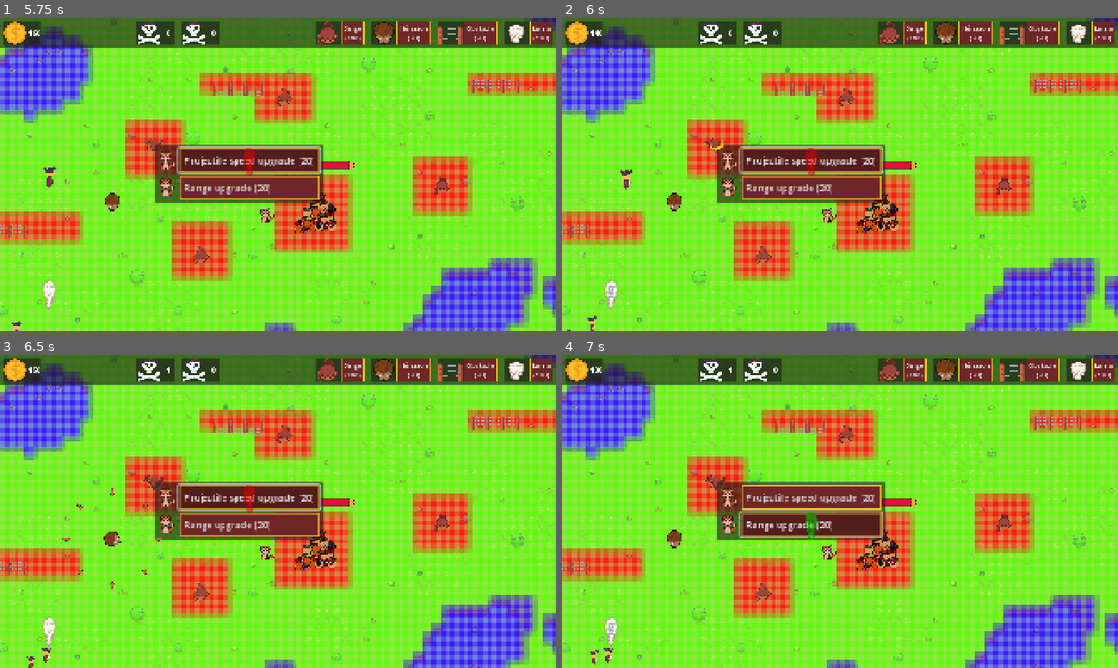
Above: before the commit, frames 1-4 (two rows, left to right).
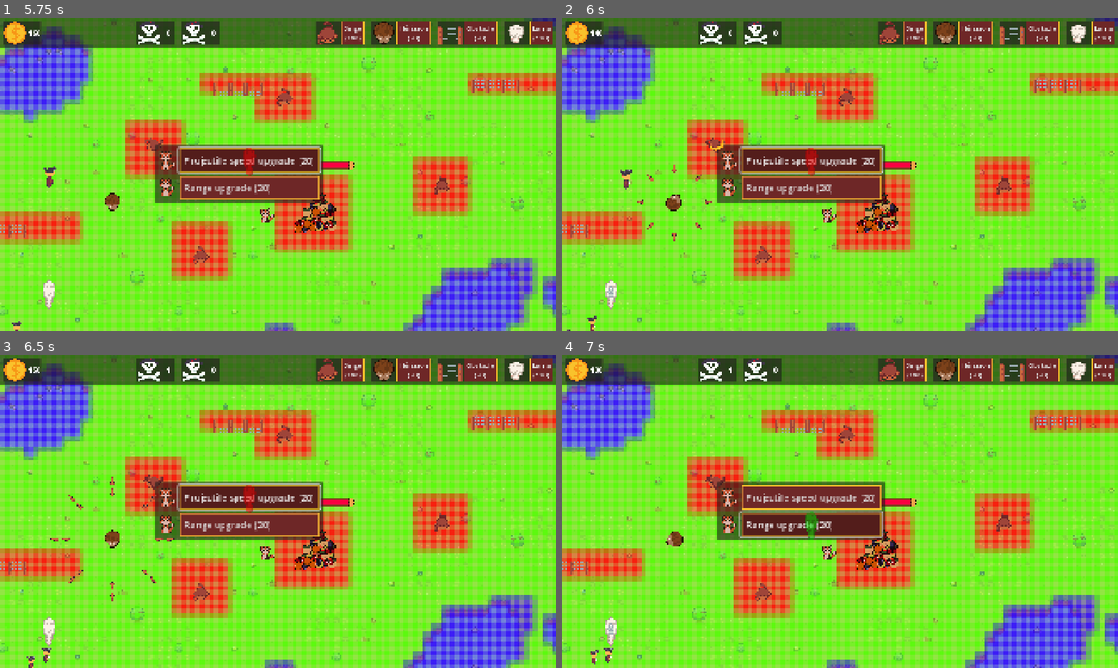
Above: after the commit, the same moments.

Repository: CreaJeu/PirateTowerDefense
Game: Godot game, scene res://scenes/main.tscn
The game is run twice, just before and just after one commit, with the same random seed, the same clock (stepped at 60 frames per second) and the same inputs.
Inputs (mouse positions are in pixels of both pictures, inside the frame that each line leads up to):
- Up to frame 1 (5.75 s): click (155, 146) at 0.52 s; click "Range upgrade (20)" at 1.25 s; click "Singe (100)" at 2 s; click "Hérisson (70)" at 2.75 s; click "Obstacle (70)" at 3.5 s; click "Lama (120)" at 4.25 s; click "Projectile speed upgrade (20)" at 5 s
- Up to frame 2 (6 s): click "Projectile speed upgrade (20)" at 5.75 s
- Up to frame 3 (6.5 s): no input
- Up to frame 4 (7 s): click "Range upgrade (20)" at 6.5 s

Frame 1 is identical in both runs. In frame 2, 0.2% of the frame differs, in the area x 13-27%, y 46-72%; in frame 3, 0.2%; in frame 4, less than 0.1%.

Commit message:
Herisson upgrades

Diff:
--- a/scenes/allies/herisson.tscn
+++ b/scenes/allies/herisson.tscn
@@ -1,11 +1,13 @@
-[gd_scene load_steps=6 format=3 uid="uid://daiy41eawth0k"]
+[gd_scene load_steps=10 format=3 uid="uid://daiy41eawth0k"]
 
 [ext_resource type="Script" uid="uid://chn6nnmuqif8b" path="res://scripts/herisson.gd" id="1_518lq"]
 [ext_resource type="Texture2D" uid="uid://dnlw8hk30qpyi" path="res://assets/sprites/projectiles/epines.png" id="2_qbpr3"]
 [ext_resource type="Texture2D" uid="uid://cmfn5u2kyfhxl" path="res://assets/sprites/structure/herisson.png" id="3_qbpr3"]
+[ext_resource type="Texture2D" uid="uid://d10vils7u3b5c" path="res://assets/sprites/PUMPKIN1.png" id="4_vh272"]
+[ext_resource type="Theme" uid="uid://d0tsodlbmy5wp" path="res://assets/menu/pirate-theme.tres" id="5_0tnnh"]
+[ext_resource type="Texture2D" uid="uid://cvmj2ud8tqdaf" path="res://assets/sprites/PUMPKIN2.png" id="6_mq2e1"]
 
-[sub_resource type="CircleShape2D" id="CircleShape2D_518lq"]
-radius = 66.0076
+[sub_resource type="StyleBoxEmpty" id="StyleBoxEmpty_6b4mt"]
 
 [sub_resource type="CircleShape2D" id="CircleShape2D_qbpr3"]
 radius = 16.1245
@@ -15,6 +17,15 @@
 
 [node name="Herisson" type="StaticBody2D"]
 script = ExtResource("1_518lq")
+
+[node name="Button" type="Button" parent="."]
+visible = false
+offset_left = -14.0
+offset_top = -16.0
+offset_right = 14.0
+offset_bottom = 16.0
+theme_override_styles/focus = SubResource("StyleBoxEmpty_6b4mt")
+flat = true
 
 [node name="PhysicalShape" type="CollisionShape2D" parent="."]
 position = Vector2(1, -1)
@@ -45,3 +56,52 @@
 [node name="PhysicalShape" type="CollisionShape2D" parent="ConstructionRestriction"]
 position = Vector2(1, -1)
 shape = SubResource("CircleShape2D_qbpr3")
+
+[node name="UpgradeMenuPanel" type="PanelContainer" parent="."]
+visible = false
+offset_right = 40.0
+offset_bottom = 40.0
+
+[node name="MarginContainer" type="MarginContainer" parent="UpgradeMenuPanel"]
+layout_mode = 2
+theme_override_constants/margin_left = 5
+theme_override_constants/margin_top = 5
+theme_override_constants/margin_right = 5
+theme_override_constants/margin_bottom = 5
+
+[node name="GridContainer" type="GridContainer" parent="UpgradeMenuPanel/MarginContainer"]
+layout_mode = 2
+columns = 2
+
+[node name="TextureRect" type="TextureRect" parent="UpgradeMenuPanel/MarginContainer/GridContainer"]
+layout_mode = 2
+texture = ExtResource("4_vh272")
+
+[node name="AttackSpeedButton" type="Button" parent="UpgradeMenuPanel/MarginContainer/GridContainer"]
+layout_mode = 2
+theme = ExtResource("5_0tnnh")
+text = "Attack Speed Upgrade (20)"
+alignment = 0
+
+[node name="TextureRect2" type="TextureRect" parent="UpgradeMenuPanel/MarginContainer/GridContainer"]
+layout_mode = 2
+texture = ExtResource("6_mq2e1")
+
+[node name="HPButton" type="Button" parent="UpgradeMenuPanel/MarginContainer/GridContainer"]
+layout_mode = 2
+theme = ExtResource("5_0tnnh")
+text = "Health upgrade (20)"
+alignment = 0
+
+[node name="TextureRect3" type="TextureRect" parent="UpgradeMenuPanel/MarginContainer/GridContainer"]
+layout_mode = 2
+texture = ExtResource("4_vh272")
+
+[node name="RangeButton" type="Button" parent="UpgradeMenuPanel/MarginContainer/GridContainer"]
+layout_mode = 2
+theme = ExtResource("5_0tnnh")
+text = "Range upgrade (20)"
+alignment = 0
+
+[connection signal="pressed" from="Button" to="." method="show_upgrade_menu"]
+[connection signal="mouse_exited" from="ConstructionRestriction" to="." method="hide_upgrade_menu"]
--- a/scenes/main.tscn
+++ b/scenes/main.tscn
@@ -103,6 +103,7 @@
 
 [node name="Herisson" parent="Turrets" instance=ExtResource("9_jbj1t")]
 position = Vector2(629, 524)
+placed = true
 
 [node name="Lama" parent="Turrets" instance=ExtResource("10_muem4")]
 position = Vector2(520, 681)
--- a/scripts/build_manager.gd
+++ b/scripts/build_manager.gd
@@ -100,7 +100,7 @@
 	real_instance.global_position = ghost_instance.global_position
 	real_instance.rotation = ghost_instance.rotation
 
-	if real_instance is Turret:
+	if real_instance is Turret or real_instance is Herisson:
 		real_instance.place()
 
 	obstacles.add_child(real_instance)
--- a/scripts/herisson.gd
+++ b/scripts/herisson.gd
@@ -1,19 +1,26 @@
 class_name Herisson
 extends StaticBody2D
 
-@export var projectile_scene: PackedScene
 @export var fire_rate: float = 0.2 # seconds per shot
-@export var projectile_speed: float = 500.0
 @export var is_active: bool = true
 @export var restriction_width_tiles: int = 6
 @export var restriction_height_tiles: int = 6
+@export var placed: bool = false
 @export var damage = 1
 @export var max_health: int = 20
+
+var current_hp_upgrade = 1
+var current_attack_speed_upgrade = 1
+var current_range_upgrade = 1
 
 var health: int
 var enemies_in_range: Array[Node2D] = []
 
 @onready var fire_timer: Timer = $FiringCooldown
+@onready var upgrade_attack_speed_button: Button = $UpgradeMenuPanel/MarginContainer/GridContainer/AttackSpeedButton
+@onready var upgrade_range_button: Button = $UpgradeMenuPanel/MarginContainer/GridContainer/RangeButton
+@onready var upgrade_hp_button: Button = $UpgradeMenuPanel/MarginContainer/GridContainer/HPButton
+
 
 func _ready():
 	$ConstructionRestriction.add_to_group("build_blocker")
@@ -23,6 +30,18 @@
 	fire_timer.start()
 	fire_timer.timeout.connect(_on_fire_timer_timeout)
 	health = max_health
+
+	if (placed):
+		$Button.show()
+
+	upgrade_attack_speed_button.pressed.connect(upgrade_attack_speed)
+	upgrade_range_button.pressed.connect(upgrade_range)
+	upgrade_hp_button.pressed.connect(upgrade_hp)
+
+	Gamestate.money_changed.connect(check_money)
+
+func place():
+	$Button.show()
 
 func get_size() -> Vector2:
 	return Vector2($Sprite2D.texture.get_width(), $Sprite2D.texture.get_height())
@@ -107,3 +126,63 @@
 	# Final tween to return to original position
 	tween.chain().tween_property(self, "position", original_position, 0.1)
 	tween.play()
+
+
+func show_upgrade_menu():
+	$UpgradeMenuPanel.show()
+
+func hide_upgrade_menu():
+	$UpgradeMenuPanel.hide()
+
+func upgrade_hp():
+	if current_hp_upgrade >= 5:
+		upgrade_hp_button.disabled = true
+		print("current_hp_upgrade maxed")
+		return
+
+	if not (Gamestate.spend_money(20)):
+		return
+
+	health += 10
+	max_health += 10
+
+	current_hp_upgrade += 1
+
+func upgrade_range():
+	if current_range_upgrade >= 5:
+		upgrade_range_button.disabled = true
+		print("upgrade_range maxed")
+		return
+
+	if not (Gamestate.spend_money(20)):
+		return
+
+	$FiringArea/FiringRange.shape.radius += 10
+
+	current_range_upgrade += 1
+
+func upgrade_attack_speed():
+	if current_attack_speed_upgrade >= 5:
+		upgrade_attack_speed_button.disabled = true
+		print("current_attack_speed_upgrade maxed")
+		return
+
+	if not (Gamestate.spend_money(20)):
+		return
+
+	fire_rate -= 0.03
+
+	current_attack_speed_upgrade += 1
+
+func check_money(current_money: int):
+	if current_money < 20:
+		upgrade_attack_speed_button.disabled = true
+		upgrade_range_button.disabled = true
+		upgrade_hp_button.disabled = true
+	else:
+		if current_attack_speed_upgrade < 5:
+			upgrade_attack_speed_button.disabled = false
+		if current_range_upgrade < 5:
+			upgrade_range_button.disabled = false
+		if current_hp_upgrade < 5:
+			upgrade_hp_button.disabled = false
Not shown: 3 places in scenes/turret.tscn that only renumber resources
